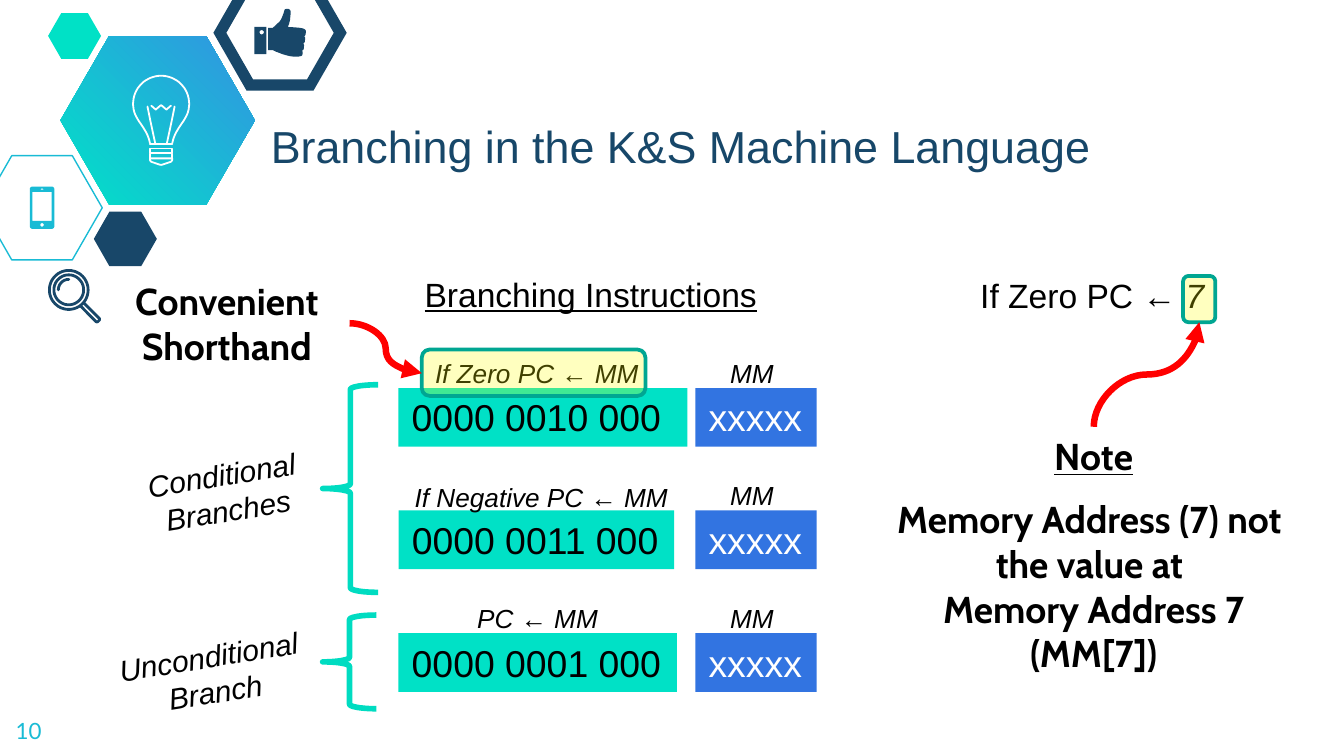
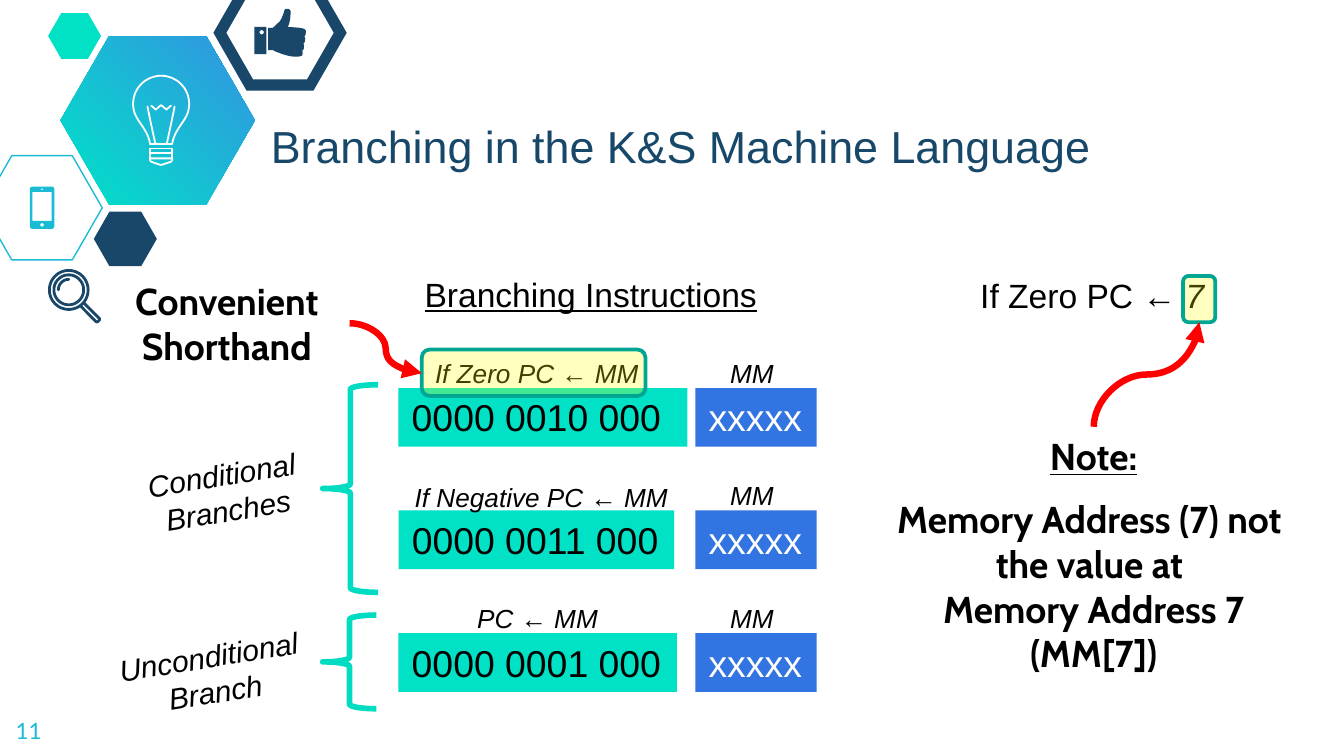
Before and after one commit to dickinson-comp256/COMP256, a slide deck: slide 11 of docs/materials/03-MachineAbstractions/MA3-S-StoredProgram.pptx (slide 10 before the commit). Drawn at 1344x756 pixels with LibreOffice and Linux fonts; fonts in the diff are those of the drawing; background and template pictures are left out. Boxes give left, top, right and bottom in pixels: in the first picture for what was removed or moved away, otherwise in the second. Text is boxed around its words. In the diff, an @@ line names an element or a change of style, - is before the commit and + after.

```diff
--- a/docs/materials/03-MachineAbstractions/MA3-S-StoredProgram.pptx
+++ b/docs/materials/03-MachineAbstractions/MA3-S-StoredProgram.pptx
@@ text at (x1=1050, y1=444, x2=1137, y2=475): text changed @@
-Note
+Note:
@@ page number at (x1=16, y1=723, x2=42, y2=739): text changed @@
-10
+11
```
Also in this commit, not shown: 21 other slides changed, 1 slide added.
